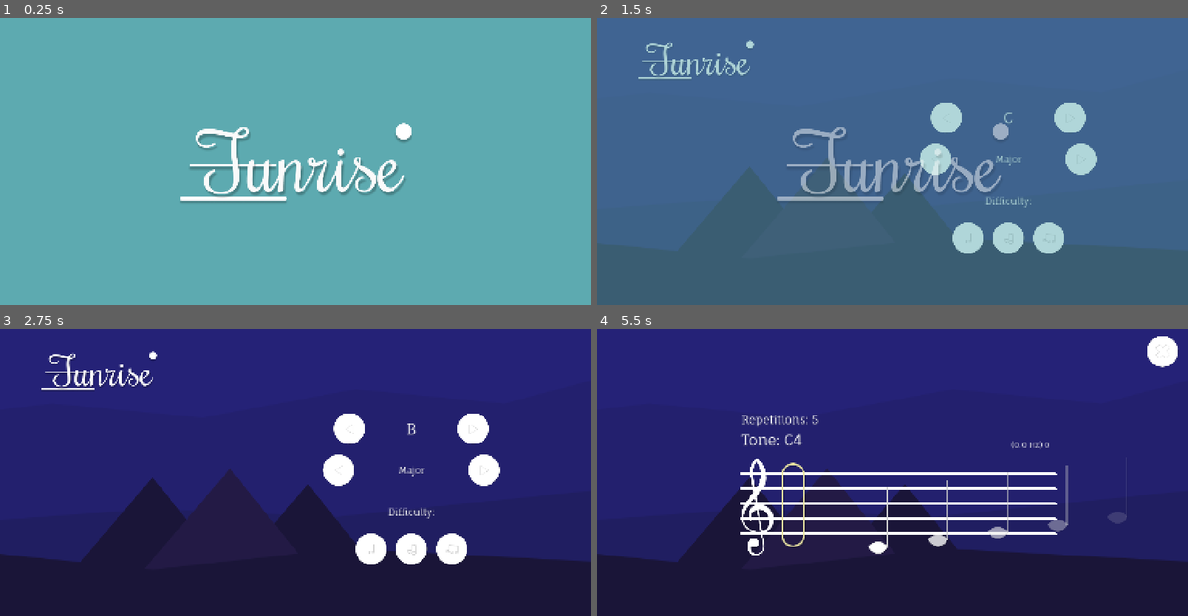
Above: before the commit, frames 1-4 (two rows, left to right).
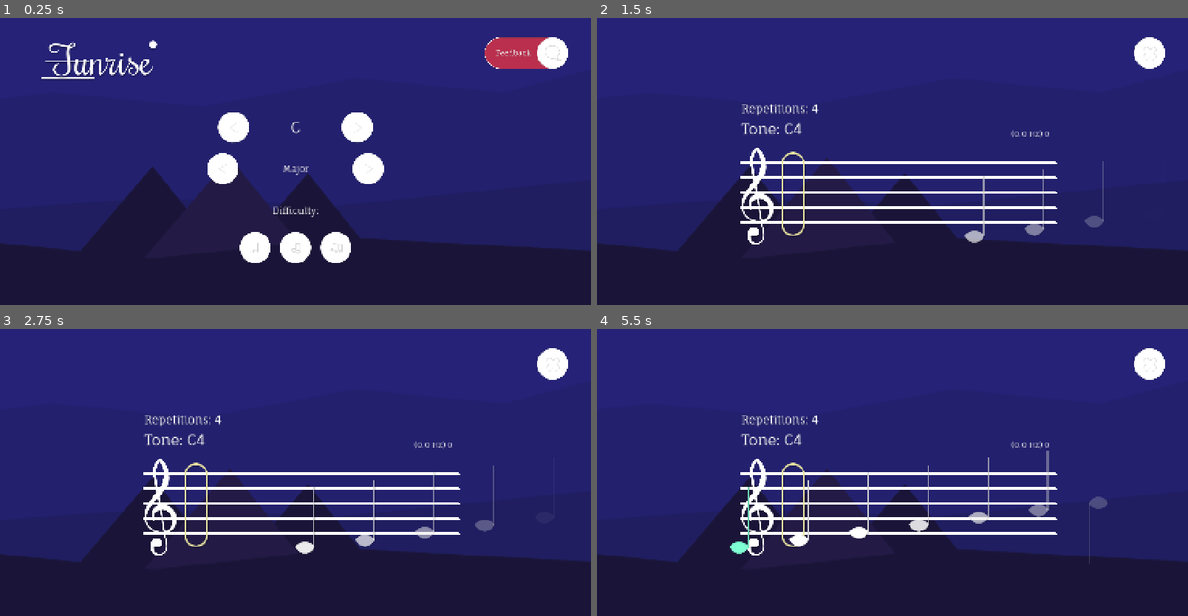
Above: after the commit, the same moments.

Repository: jw-xplore/TunnerScalePrototype
Game: Godot game, scene res://Game/Levels/Game.tscn
Two runs of this game, one before a commit and one after it. Both use one fixed random seed, a clock stepped at 60 frames per second and the inputs below. Sound files missing from this copy of the repository are replaced by a short silence.
Inputs (mouse positions are in pixels of both pictures, inside the frame that each line leads up to; where the layout moved, square brackets give the same spot in the first picture):
- Up to frame 1 (0.25 s): no input
- Up to frame 2 (1.5 s): click (851, 247) [969, 238] at 0.5 s; click (969, 238) at 1.27 s
- Up to frame 3 (2.75 s): click (348, 429) at 2.02 s
- Up to frame 4 (5.5 s): click (1069, 429) at 2.77 s; click (1010, 549) at 3.52 s

The runs differ from the first frame. In frame 1, 100% of the frame differs, in the area x 0-100%, y 0-100%; in frame 2, 100%; in frame 3, 8.5%; in frame 4, 2.4%.

Commit message:
Added: Feedback button, Tweaked: UI to fit feedback button

Diff:
--- a/Game/Levels/Game.tscn
+++ b/Game/Levels/Game.tscn
@@ -36,3 +36,4 @@
 
 [node name="OpeningScene" parent="." instance=ExtResource("3_d71ai")]
 z_index = 10
+show = false
--- a/Game/Levels/TestLevel.tscn
+++ b/Game/Levels/TestLevel.tscn
@@ -12,6 +12,7 @@
 
 [node name="Level" type="Node2D" node_paths=PackedStringArray("metro", "scaleManager", "sheet_renderer", "lbl_current_tone", "lbl_score", "lbl_repetitions", "slider_bpm", "lbl_bpm", "lbl_recognized_tone", "itemlist_scale_key", "itemlist_scale_type", "win_audio_player", "tone_audio_player")]
 script = ExtResource("1_1yube")
+_debug_note_success = true
 tones = Array[String](["C", "D", "E", "F", "G", "A", "B", "C", "C", "B", "A", "G", "F", "E", "D", "C"])
 metro = NodePath("Metronome")
 scaleManager = NodePath("ScalesManager")
@@ -330,9 +331,10 @@
 anchors_preset = 1
 anchor_left = 1.0
 anchor_right = 1.0
-offset_left = -96.0
-offset_top = 32.0
-offset_right = -32.0
+offset_left = -128.0
+offset_top = 64.0
+offset_right = -64.0
+offset_bottom = 112.0
 grow_horizontal = 0
 icon_texture = ExtResource("6_n8a3h")
 
--- /dev/null
+++ b/Game/Scenes/UI/FeedbackButton.tscn
@@ -0,0 +1,82 @@
+[gd_scene load_steps=8 format=3 uid="uid://b7o43esvmuxd6"]
+
+[ext_resource type="Texture2D" uid="uid://llqfy3ukndqs" path="res://Game/Sprites/UI/Button_Red.png" id="1_8elmt"]
+[ext_resource type="Texture2D" uid="uid://clybe5teqdk7h" path="res://Game/Sprites/UI/Icon_Feedback.png" id="2_8elmt"]
+[ext_resource type="Texture2D" uid="uid://c01jd34we0b2y" path="res://Game/Sprites/UI/Button_baseBig.png" id="2_qeacd"]
+[ext_resource type="Texture2D" uid="uid://cl77lk1j1f5k8" path="res://Game/Sprites/UI/Button_base.png" id="3_bisro"]
+[ext_resource type="FontFile" uid="uid://dvodb7k6kojyk" path="res://Game/Font/FaunaOne-Regular.ttf" id="4_8elmt"]
+[ext_resource type="Texture2D" uid="uid://bpbdlowfu6ity" path="res://Game/Sprites/UI/Button_Glassy.png" id="4_qeacd"]
+
+[sub_resource type="StyleBoxEmpty" id="StyleBoxEmpty_8sq5y"]
+
+[node name="SimpleButton" type="LinkButton"]
+offset_right = 209.0
+offset_bottom = 80.0
+theme_override_styles/focus = SubResource("StyleBoxEmpty_8sq5y")
+uri = "https://docs.google.com/forms/d/e/1FAIpQLScXDlgZj7ILaOxh_nWiWtaXTfMJa8r4L4HvWYVElYAmlsxJmw/viewform?usp=preview"
+
+[node name="Base" type="TextureRect" parent="."]
+layout_mode = 0
+offset_right = 342.0
+offset_bottom = 128.0
+scale = Vector2(0.610319, 0.610319)
+texture = ExtResource("1_8elmt")
+
+[node name="Base" type="TextureRect" parent="Base"]
+modulate = Color(0, 0, 0, 0.196078)
+layout_mode = 0
+offset_top = 2.0
+offset_right = 342.0
+offset_bottom = 130.0
+texture = ExtResource("4_qeacd")
+
+[node name="Lbl" type="Label" parent="Base"]
+layout_mode = 1
+anchors_preset = 4
+anchor_top = 0.5
+anchor_bottom = 0.5
+offset_left = 45.8776
+offset_top = -24.6763
+offset_right = 188.878
+offset_bottom = 25.3237
+grow_vertical = 2
+size_flags_horizontal = 3
+size_flags_vertical = 1
+theme_override_colors/font_shadow_color = Color(0, 0, 0, 0.196078)
+theme_override_fonts/font = ExtResource("4_8elmt")
+theme_override_font_sizes/font_size = 30
+text = "Feedback"
+vertical_alignment = 1
+
+[node name="Background" type="TextureRect" parent="."]
+layout_mode = 1
+anchors_preset = 4
+anchor_top = 0.5
+anchor_bottom = 0.5
+offset_left = 131.0
+offset_top = -40.0
+offset_right = 211.0
+offset_bottom = 40.0
+grow_vertical = 2
+texture = ExtResource("2_qeacd")
+expand_mode = 1
+
+[node name="Shadow" type="TextureRect" parent="Background"]
+modulate = Color(0, 0, 0, 0.196078)
+z_index = -1
+layout_mode = 1
+anchors_preset = 15
+anchor_right = 1.0
+anchor_bottom = 1.0
+grow_horizontal = 2
+grow_vertical = 2
+texture = ExtResource("3_bisro")
+
+[node name="Icon" type="TextureRect" parent="Background"]
+layout_mode = 1
+offset_left = 4.0
+offset_top = 4.0
+offset_right = 74.0
+offset_bottom = 74.0
+texture = ExtResource("2_8elmt")
+expand_mode = 2
--- a/Game/Scenes/UI/MenuLayout.tscn
+++ b/Game/Scenes/UI/MenuLayout.tscn
@@ -22,6 +22,7 @@
 [ext_resource type="AudioStream" uid="uid://cy3qo1vqevtsx" path="res://Game/Audio/Tones/ToneAs.wav" id="12_3bwky"]
 [ext_resource type="AudioStream" uid="uid://ct561ilewjapt" path="res://Game/Audio/Tones/ToneB.wav" id="13_yq8wj"]
 [ext_resource type="AudioStream" uid="uid://cgwpt731tquyo" path="res://Game/Audio/Melodies/WinMelody_placeholder.wav" id="22_26k17"]
+[ext_resource type="PackedScene" uid="uid://b7o43esvmuxd6" path="res://Game/Scenes/UI/FeedbackButton.tscn" id="23_vxag4"]
 
 [node name="MenuLayout" type="Control" node_paths=PackedStringArray("lbl_key", "lbl_type", "level_buttons_holder", "audio_player")]
 layout_mode = 3
@@ -37,6 +38,9 @@
 audio_player = NodePath("AudioStreamPlayer")
 tones_sounds = Array[AudioStream]([ExtResource("2_lox42"), ExtResource("3_26k17"), ExtResource("4_vxag4"), ExtResource( …(208 unchanged characters)…
 
+[node name="AudioStreamPlayer" type="AudioStreamPlayer" parent="."]
+stream = ExtResource("22_26k17")
+
 [node name="Logo" type="TextureRect" parent="."]
 layout_mode = 1
 offset_left = 100.0
@@ -47,16 +51,16 @@
 
 [node name="MarginContainer" type="MarginContainer" parent="."]
 layout_mode = 1
-anchors_preset = 6
-anchor_left = 1.0
+anchors_preset = 8
+anchor_left = 0.5
 anchor_top = 0.5
-anchor_right = 1.0
+anchor_right = 0.5
 anchor_bottom = 0.5
-offset_left = -680.0
-offset_top = -160.0
-offset_right = -220.0
-offset_bottom = 292.0
-grow_horizontal = 0
+offset_left = -230.0
+offset_top = -136.0
+offset_right = 230.0
+offset_bottom = 316.0
+grow_horizontal = 2
 grow_vertical = 2
 
 [node name="VBoxContainer" type="VBoxContainer" parent="MarginContainer"]
@@ -147,8 +151,16 @@
 size_flags_horizontal = 3
 icon_texture = ExtResource("8_2juxp")
 
-[node name="AudioStreamPlayer" type="AudioStreamPlayer" parent="."]
-stream = ExtResource("22_26k17")
+[node name="SimpleButton" parent="." instance=ExtResource("23_vxag4")]
+layout_mode = 1
+anchors_preset = 1
+anchor_left = 1.0
+anchor_right = 1.0
+offset_left = -267.0
+offset_top = 48.0
+offset_right = -58.0
+offset_bottom = 128.0
+grow_horizontal = 0
 
 [connection signal="button_down" from="MarginContainer/VBoxContainer/KeySelection/Btn_Left" to="." method="_on_btn_key_left_button_down"]
 [connection signal="button_down" from="MarginContainer/VBoxContainer/KeySelection/Btn_Right" to="." method="_on_btn_key_right_button_down"]
@@ -157,3 +169,4 @@
 [connection signal="button_down" from="MarginContainer/VBoxContainer/DifficultySelection/Btn_Easy" to="." method="_on_btn_easy_button_down"]
 [connection signal="button_down" from="MarginContainer/VBoxContainer/DifficultySelection/Btn_Medium" to="." method="_on_btn_medium_button_down"]
 [connection signal="button_down" from="MarginContainer/VBoxContainer/DifficultySelection/Btn_Hard" to="." method="_on_btn_hard_button_down"]
+[connection signal="button_down" from="SimpleButton" to="." method="_on_feedback_button_button_down"]
--- a/Game/Scenes/UI/OpeningScreen.tscn
+++ b/Game/Scenes/UI/OpeningScreen.tscn
@@ -13,7 +13,7 @@
 grow_horizontal = 2
 grow_vertical = 2
 script = ExtResource("1_737i0")
-show_time = 1.0
+show_time = 2.0
 
 [node name="Background" type="TextureRect" parent="."]
 modulate = Color(0.363357, 0.666751, 0.688686, 1)
--- a/Game/Scripts/UI/MainMenu.gd
+++ b/Game/Scripts/UI/MainMenu.gd
@@ -100,3 +100,7 @@
 
 func get_current_tone() -> AudioStream:
 	return tones_sounds[current_key]
+
+# Link to feedback form
+func _on_feedback_button_button_down() -> void:
+	pass # Replace with function body.
Not shown: 1 places in Game/Scenes/UI/MenuLayout.tscn that only renumber resources
Binary file added: Game/Sprites/UI/Button_Glassy.png
Not shown, added: Game/Sprites/UI/Button_Glassy.png.import
Binary file added: Game/Sprites/UI/Button_Red.png
Not shown, added: Game/Sprites/UI/Button_Red.png.import
Binary file added: Game/Sprites/UI/Icon_Feedback.png
Not shown, added: Game/Sprites/UI/Icon_Feedback.png.import
Not shown, changed: export_presets.cfg
